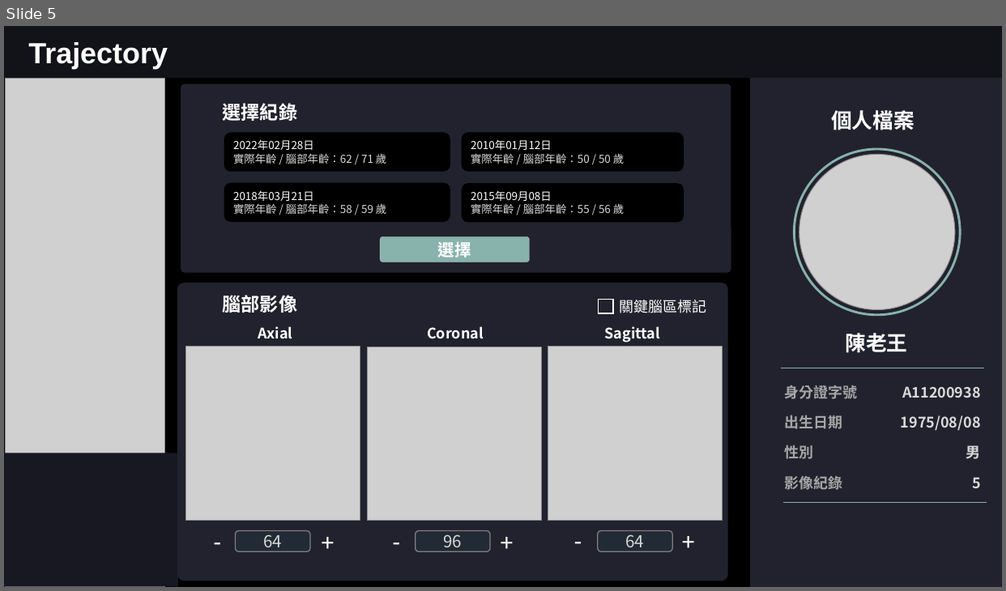
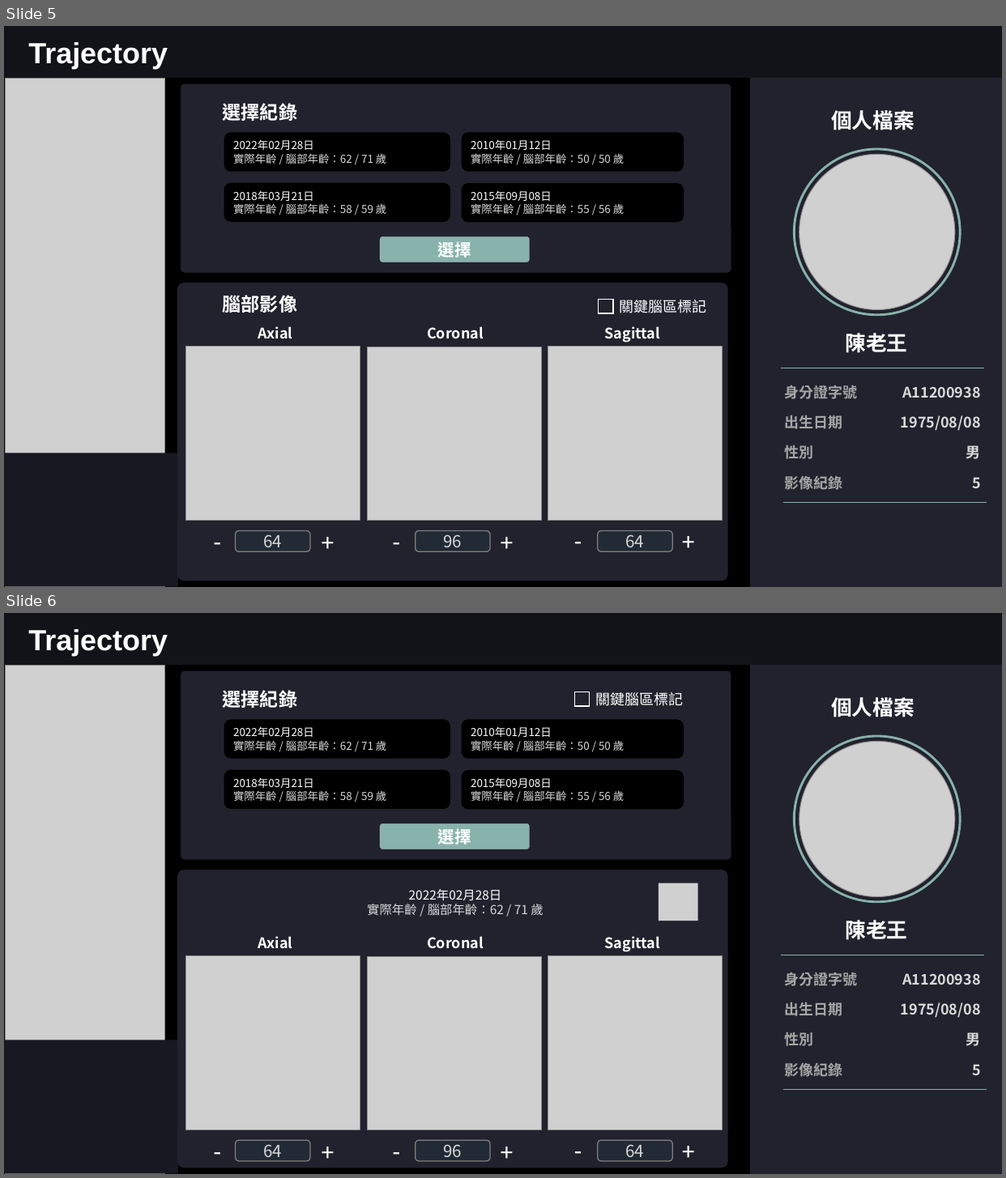
Before and after one commit to 1leo23/Product-packaging, a slide deck: 會議記錄/前端設計.pptx. Shown one above the other, each under a label of ours: slide 5 before the commit, slides 5 and 6 after it. The pictures are 1006x591 and 1006x1178 pixels, drawn with LibreOffice and Linux fonts; fonts in the diff are those of the drawing; grey boxes stand for pictures. Boxes give left, top, right and bottom in pixels: in the first picture for what was removed or moved away, otherwise in the second. Text is boxed around its words. In the diff, an @@ line names an element or a change of style, - is before the commit and + after.

```diff
--- a/會議記錄/前端設計.pptx
+++ b/會議記錄/前端設計.pptx
@@ slide 6 added at (x1=4, y1=613, x2=1002, y2=1174), background #000000 @@
@@ rectangle added at (x1=4, y1=613, x2=1002, y2=665), fill #121318 @@
@@ text added at (x1=28, y1=629, x2=168, y2=656), 28 pt, text #FFFFFF, bold @@
+Trajectory
@@ picture added at (x1=5, y1=666, x2=164, y2=1174) @@
@@ rounded rectangle added at (x1=750, y1=665, x2=1002, y2=1174), fill #21222D @@
@@ rectangle added at (x1=574, y1=692, x2=590, y2=707), fill #21222D, outline #FFFFFF 1 pt @@
@@ text added at (x1=595, y1=692, x2=683, y2=706), 14 pt, text #FFFFFF @@
+關鍵腦區標記
@@ text added at (x1=831, y1=697, x2=914, y2=717), 20 pt, text #FFFFFF, bold @@
+個人檔案
@@ ellipse added at (x1=795, y1=736, x2=961, y2=903), outline #88B2AC 2.25 pt @@
@@ picture added at (x1=799, y1=741, x2=955, y2=897) @@
@@ group added at (x1=181, y1=671, x2=731, y2=860): 6 rounded rectangles, 1 text @@
+選擇紀錄
+2022年02月28日
+實際年齡 / 腦部年齡：62 / 71 歲
+2018年03月21日
+實際年齡 / 腦部年齡：58 / 59 歲
+2015年09月08日
+實際年齡 / 腦部年齡：55 / 56 歲
+2010年01月12日
+實際年齡 / 腦部年齡：50 / 50 歲
+選擇
@@ text added at (x1=367, y1=889, x2=543, y2=915), 12 pt, text #D9D9D9 @@
+2022年02月28日
+實際年齡 / 腦部年齡：62 / 71 歲
@@ picture added at (x1=658, y1=884, x2=698, y2=921) @@
@@ text added at (x1=845, y1=920, x2=907, y2=940), 20 pt, text #FFFFFF, bold @@
+陳老王
@@ group added at (x1=177, y1=870, x2=728, y2=1170): 6 texts, 4 rounded rectangles, 3 pictures, 3 rectangles @@
+64
++
+-
+96
++
+-
+64
++
+-
+Axial
+Coronal
+Sagittal
@@ table added at (x1=778, y1=964, x2=988, y2=1085), 4 rows, 2 columns @@
+身分證字號 | A11200938
+出生日期 | 1975/08/08
+性別 | 男
+影像紀錄 | 5
@@ line added from (781, 955) to (985, 955), #88B2AC 1 pt @@
@@ rounded rectangle added at (x1=4, y1=1041, x2=177, y2=1174), fill #171821 @@
@@ line added from (783, 1090) to (987, 1090), #88B2AC 1 pt @@
```
Also in this commit, not shown: 13 other files.
